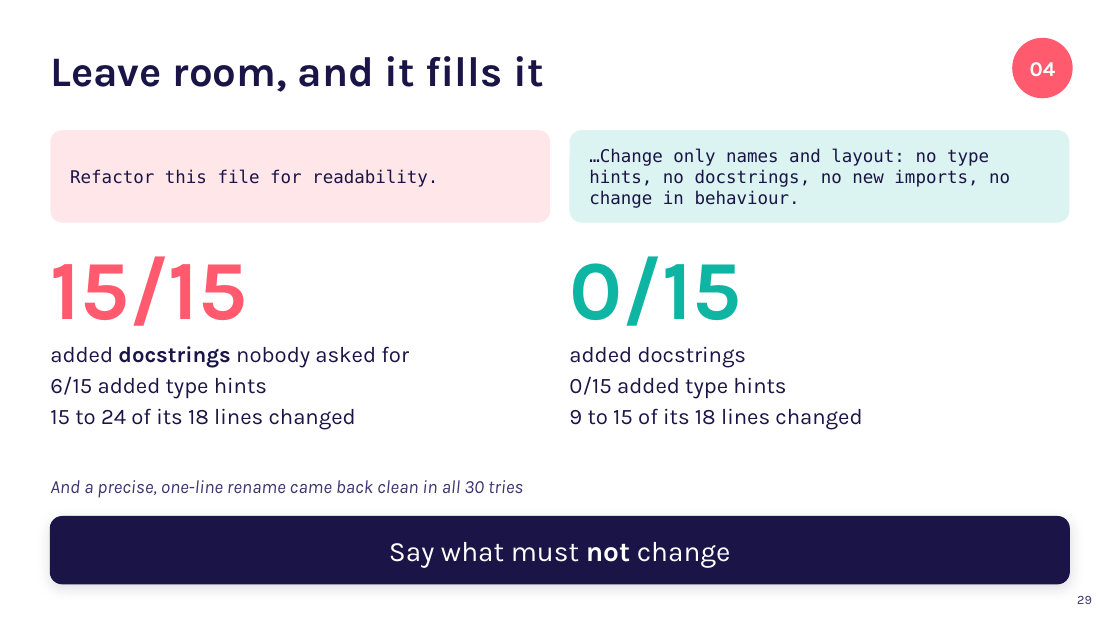
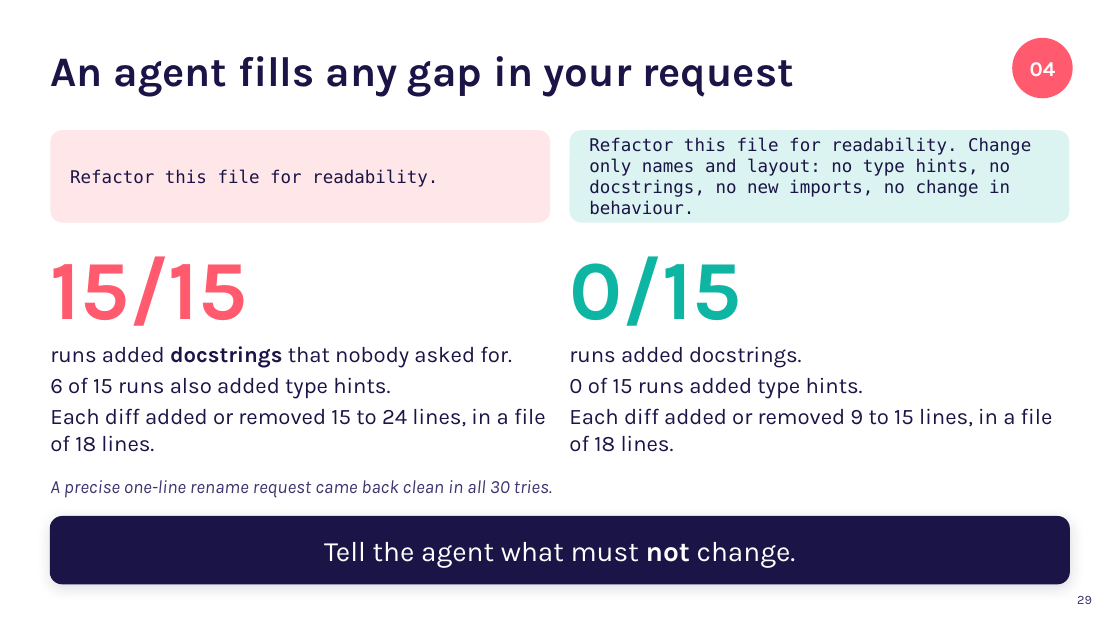
Before and after one commit to karoluciecha/ai-assisted-programming-module, a slide deck: slide 29 of lectures-and-labs/week06/agents-lecture.pptx. Drawn at 1120x630 pixels with LibreOffice and Linux fonts; fonts in the diff are those of the drawing. Boxes give left, top, right and bottom in pixels: in the first picture for what was removed or moved away, otherwise in the second. Text is boxed around its words. In the diff, an @@ line names an element or a change of style, - is before the commit and + after.

```diff
--- a/lectures-and-labs/week06/agents-lecture.pptx
+++ b/lectures-and-labs/week06/agents-lecture.pptx
@@ title at bbox=[50, 56, 794, 97]: text changed @@
-Leave room, and it fills it
+An agent fills any gap in your request
@@ text in rounded rectangle at bbox=[589, 138, 1031, 215]: text changed @@
-…Change only names and layout: no type hints, no docstrings, no new imports, no change in behaviour.
+Refactor this file for readability. Change only names and layout: no type hints, no docstrings, no new imports, no change in behaviour.
@@ text at bbox=[50, 346, 546, 452]: text changed @@
-added docstrings nobody asked for
-6/15 added type hints
-15 to 24 of its 18 lines changed
+runs added docstrings that nobody asked for.
+6 of 15 runs also added type hints.
+Each diff added or removed 15 to 24 lines, in a file of 18 lines.
@@ text at bbox=[569, 347, 1053, 452]: text changed @@
-added docstrings
-0/15 added type hints
-9 to 15 of its 18 lines changed
+runs added docstrings.
+0 of 15 runs added type hints.
+Each diff added or removed 9 to 15 lines, in a file of 18 lines.
@@ text at bbox=[50, 480, 552, 498]: text changed @@
-And a precise, one-line rename came back clean in all 30 tries
+A precise one-line rename request came back clean in all 30 tries.
@@ text in rounded rectangle at bbox=[324, 542, 796, 567]: text changed @@
-Say what must not change
+Tell the agent what must not change.
```
Also in this commit, not shown: 21 other slides changed, 3 slides removed, 1 other file.
